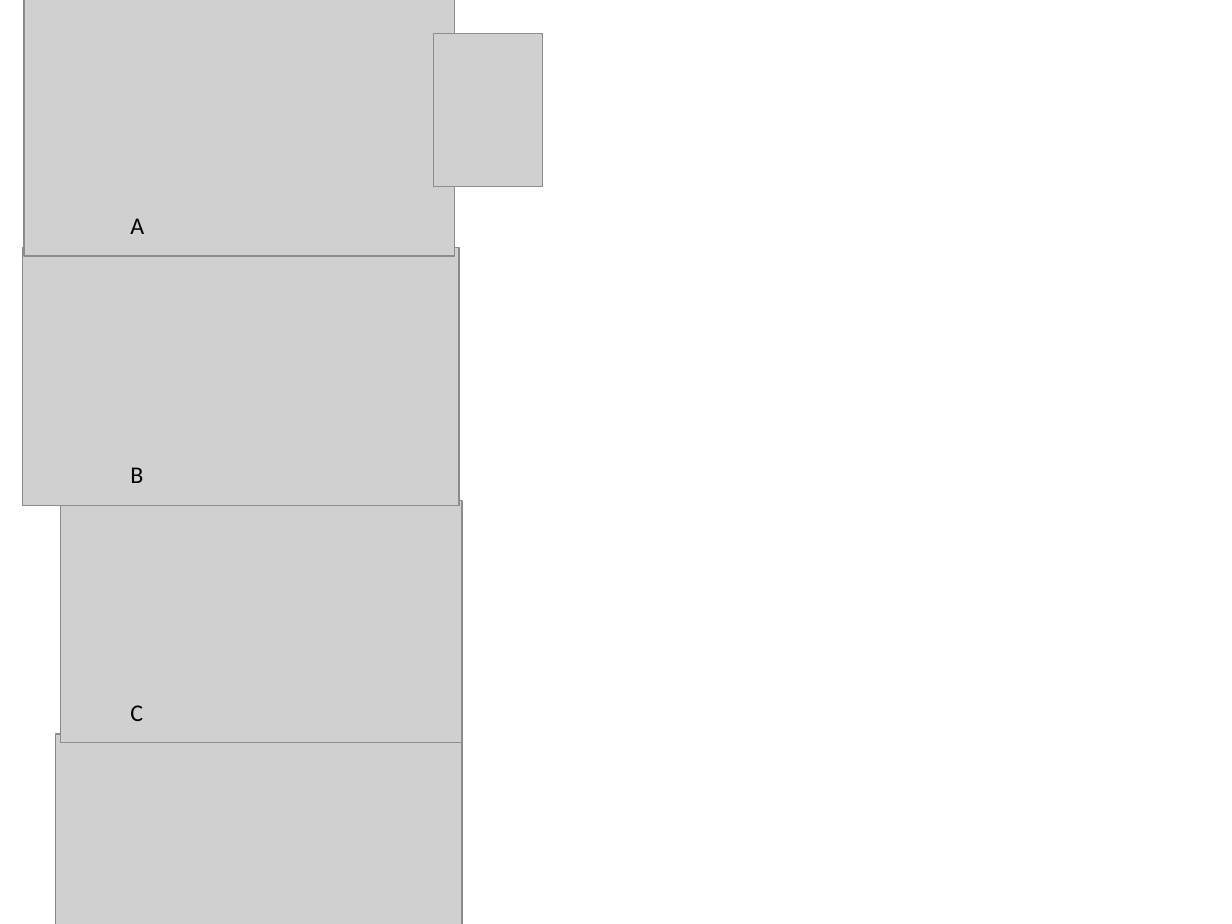
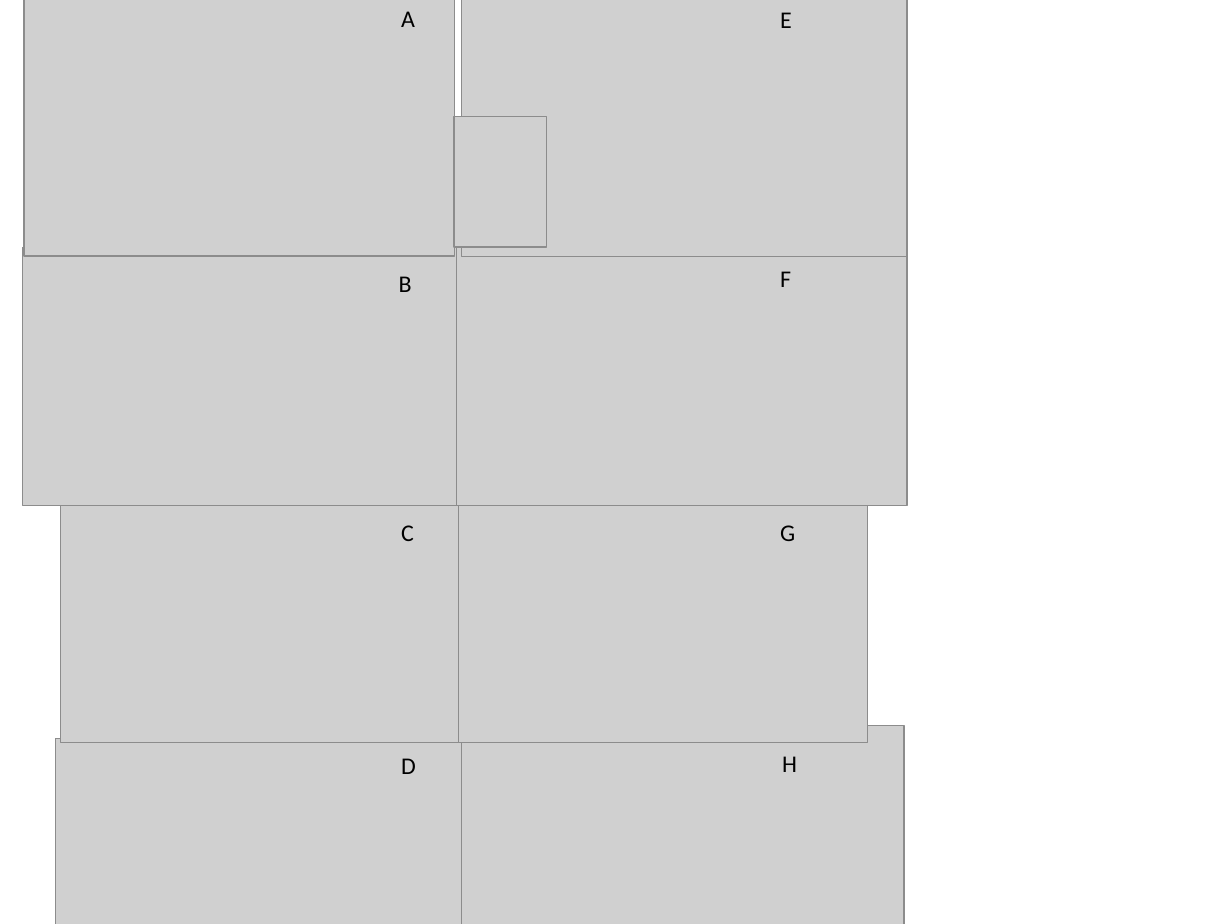
Before and after one commit to lisahaber/forte_subcanopy_leaf_functional_traits, a slide deck: slide 21 of docs/draft_figs_Ch2_manuscript.pptx (slide 20 before the commit). Drawn at 1232x924 pixels with LibreOffice and Linux fonts; fonts in the diff are those of the drawing; grey boxes stand for pictures. Boxes give left, top, right and bottom in pixels: in the first picture for what was removed or moved away, otherwise in the second. Text is boxed around its words. In the diff, an @@ line names an element or a change of style, - is before the commit and + after.

```diff
--- a/docs/draft_figs_Ch2_manuscript.pptx
+++ b/docs/draft_figs_Ch2_manuscript.pptx
@@ text "A": place and size @@
-text "A" at <box>130,218,144,234</box>
+text "A" at <box>401,11,415,27</box>
@@ picture: place and size @@
-picture at <box>434,33,543,187</box>
+picture at <box>453,117,546,248</box>
@@ text "B": place and size @@
-text "B" at <box>130,467,143,483</box>
+text "B" at <box>399,276,412,292</box>
@@ text "C": place and size @@
-text "C" at <box>130,705,143,721</box>
+text "C" at <box>401,525,414,541</box>
@@ picture: place and size @@
-picture at <box>55,734,462,924</box>
+picture at <box>55,739,462,924</box>
@@ group added at <box>401,0,907,924</box>: 5 texts, 4 pictures @@
+D
+E
+F
+G
+H
```
Also in this commit, not shown: 4 slides added, 1 other file.
